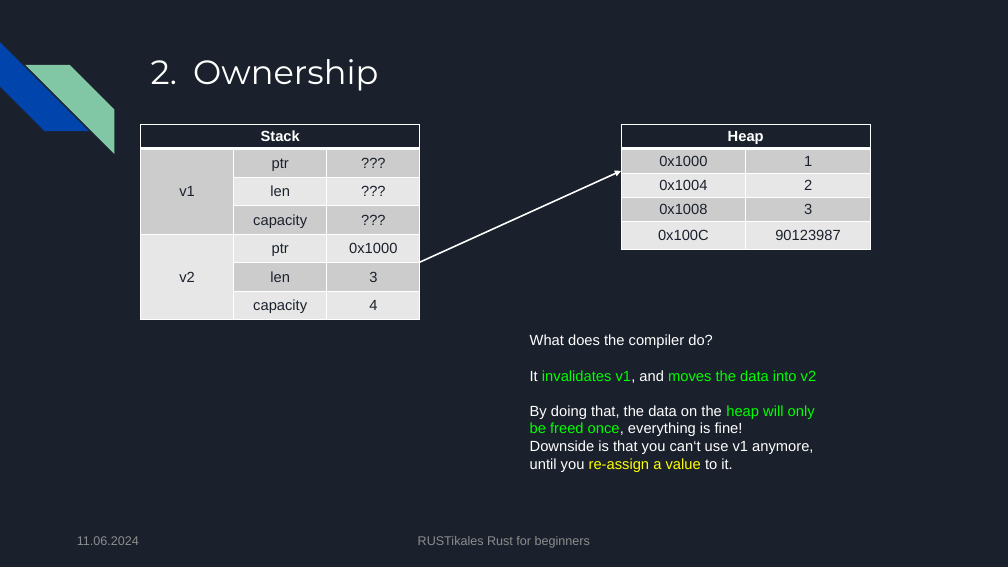
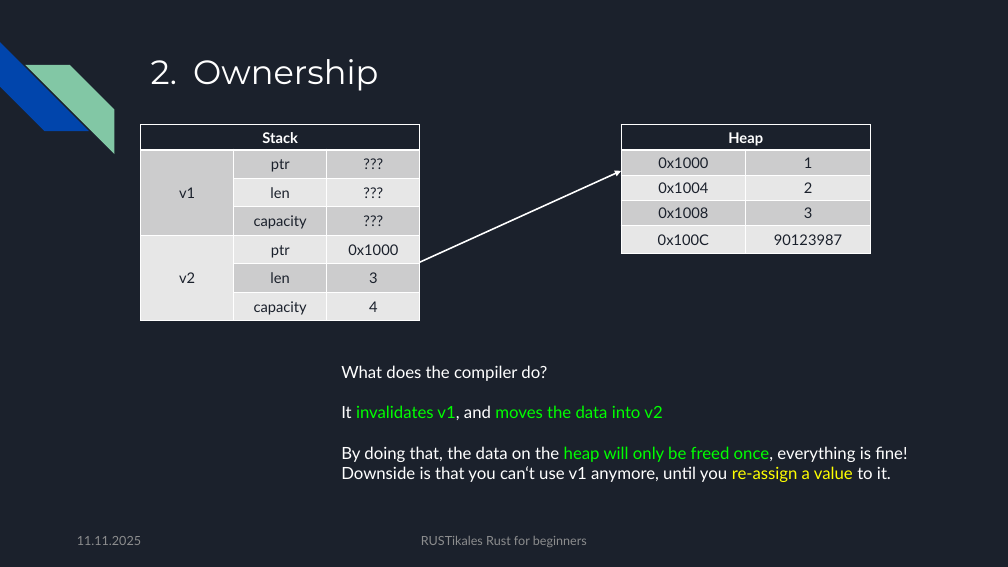
Before and after one commit to pfhaupt/progkurs, a slide deck: slide 69 of rust-beginner/05 - Ownership and Borrow Checker/05 - original.pptx. Drawn at 1008x567 pixels with LibreOffice and Linux fonts; fonts in the diff are those of the drawing. Boxes give left, top, right and bottom in pixels: in the first picture for what was removed or moved away, otherwise in the second. Text is boxed around its words. In the diff, an @@ line names an element or a change of style, - is before the commit and + after.

Commit message:
[R-B-05] Update slides
- Move Lifetime chapter from R-B-06 to here
  - This means that R-B-07 may have to be merged into R-B-06
- Increase font size
- Unite text font

```diff
--- a/rust-beginner/05 - Ownership and Borrow Checker/05 - original.pptx
+++ b/rust-beginner/05 - Ownership and Borrow Checker/05 - original.pptx
@@ table at bbox=[141, 125, 420, 343] @@
@@ font Arial to Lato @@
@@ table at bbox=[622, 125, 871, 281] @@
@@ font Arial to Lato @@
@@ text "What does the compiler do?": place and size @@
-text "What does the compiler do?" at bbox=[530, 334, 817, 472]
+text "What does the compiler do?" at bbox=[341, 365, 907, 482]
@@ text "What does the compiler do?" at bbox=[341, 365, 907, 482]: size 14 to 16 pt, font Arial to Lato @@
@@ text at bbox=[77, 536, 141, 545]: text changed; font Arial to Lato @@
-11.06.2024
+11.11.2025
@@ text "RUSTikales Rust for beginners" at bbox=[421, 536, 587, 547]: font Arial to Lato @@
```
Also in this commit, not shown: 145 other slides changed, 19 slides added, 1 slide removed, 1 other file.
